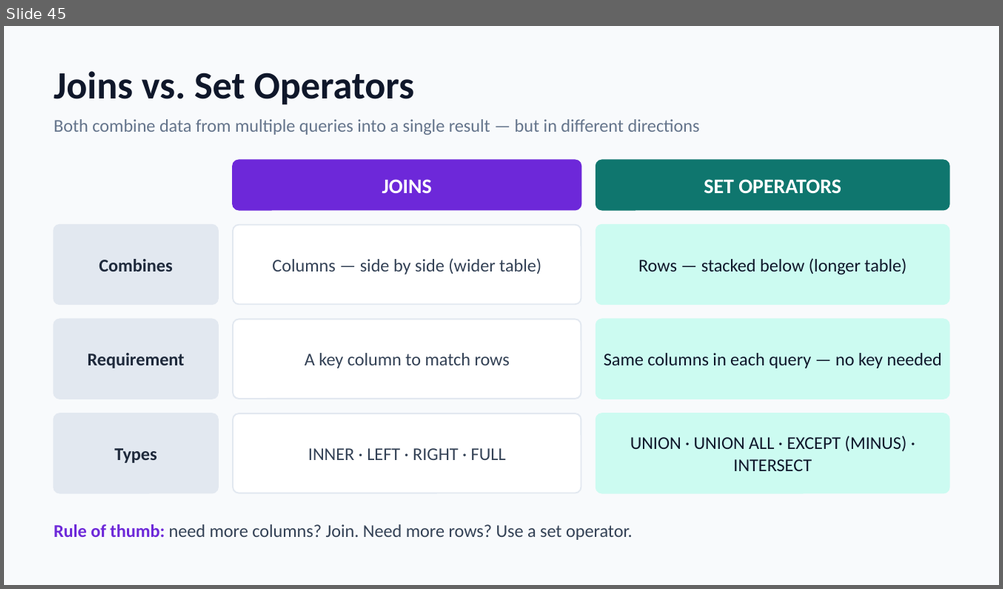
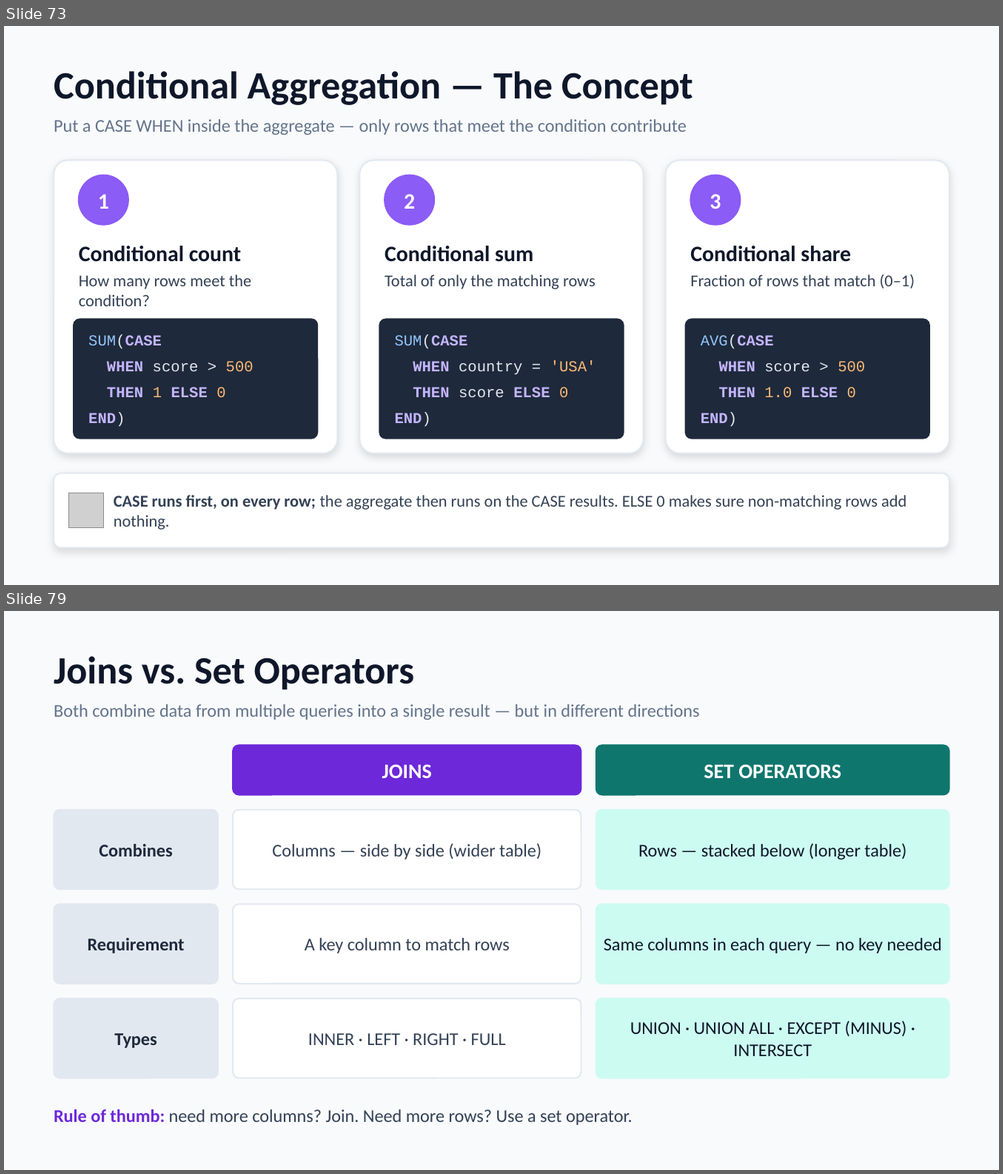
Before and after one commit to GreenwaysTechnology/icicibank_data_sql_reds_kafka, a slide deck: Module_03_Advanced_SQL_Queries/SQL_Joins_Basics.pptx. Shown one above the other, each under a label of ours: slide 45 before the commit, slides 73 and 79 after it; the slides between them are not shown. The pictures are 1003x589 and 1003x1174 pixels, drawn with LibreOffice and Linux fonts; fonts in the diff are those of the drawing; grey boxes stand for pictures. Boxes give left, top, right and bottom in pixels: in the first picture for what was removed or moved away, otherwise in the second. Text is boxed around its words. In the diff, an @@ line names an element or a change of style, - is before the commit and + after.

```diff
--- a/Module_03_Advanced_SQL_Queries/SQL_Joins_Basics.pptx
+++ b/Module_03_Advanced_SQL_Queries/SQL_Joins_Basics.pptx
@@ slide 73 added at (4,26,999,585), background #F8FAFC @@
@@ text added at (54,71,693,105), 28 pt, text #0F172A, bold @@
+Conditional Aggregation — The Concept
@@ text added at (54,119,686,135), 13 pt, text #64748B @@
+Put a CASE WHEN inside the aggregate — only rows that meet the condition contribute
@@ rounded rectangle added at (54,160,337,454), fill #FFFFFF, outline #E2E8F0 1 pt @@
@@ ellipse added at (79,175,128,225), fill #8B5CF6, outline #8B5CF6 1 pt, 16 pt, text #FFFFFF, bold @@
+1
@@ rounded rectangle added at (360,160,643,454), fill #FFFFFF, outline #E2E8F0 1 pt @@
@@ ellipse added at (385,175,435,225), fill #8B5CF6, outline #8B5CF6 1 pt, 16 pt, text #FFFFFF, bold @@
+2
@@ rounded rectangle added at (666,160,949,454), fill #FFFFFF, outline #E2E8F0 1 pt @@
@@ ellipse added at (690,175,740,225), fill #8B5CF6, outline #8B5CF6 1 pt, 16 pt, text #FFFFFF, bold @@
+3
@@ text added at (79,246,241,262), 16 pt, text #0F172A, bold @@
+Conditional count
@@ text added at (384,246,533,262), 16 pt, text #0F172A, bold @@
+Conditional sum
@@ text added at (690,246,851,262), 16 pt, text #0F172A, bold @@
+Conditional share
@@ text added at (79,275,251,306), 12 pt, text #334155 @@
+How many rows meet the condition?
@@ text added at (384,275,595,289), 12 pt, text #334155 @@
+Total of only the matching rows
@@ text added at (690,275,914,289), 12 pt, text #334155 @@
+Fraction of rows that match (0–1)
@@ rounded rectangle added at (74,319,317,439), fill #1E293B, outline #1E293B 1 pt @@
@@ text added at (88,335,162,349), 11 pt, text #C4B5FD @@
+SUM(CASE
@@ rounded rectangle added at (379,319,623,439), fill #1E293B, outline #1E293B 1 pt @@
@@ text added at (395,335,468,349), 11 pt, text #C4B5FD @@
+SUM(CASE
@@ rounded rectangle added at (686,319,929,439), fill #1E293B, outline #1E293B 1 pt @@
@@ text added at (700,335,774,349), 11 pt, text #C4B5FD @@
+AVG(CASE
@@ text added at (107,361,253,372), 11 pt, text #E2E8F0 @@
+WHEN score > 500
@@ text added at (412,361,596,375), 11 pt, text #E2E8F0 @@
+WHEN country = 'USA'
@@ text added at (719,361,865,372), 11 pt, text #E2E8F0 @@
+WHEN score > 500
@@ text added at (107,387,225,397), 11 pt, text #C4B5FD, bold @@
+THEN 1 ELSE 0
@@ text added at (412,387,568,397), 11 pt, text #C4B5FD, bold @@
+THEN score ELSE 0
@@ text added at (719,387,856,397), 11 pt, text #C4B5FD, bold @@
+THEN 1.0 ELSE 0
@@ text added at (88,413,125,427), 11 pt, text #C4B5FD, bold @@
+END)
@@ text added at (395,413,431,427), 11 pt, text #C4B5FD, bold @@
+END)
@@ text added at (700,413,737,427), 11 pt, text #C4B5FD, bold @@
+END)
@@ rounded rectangle added at (54,474,949,548), fill #FFFFFF, outline #E2E8F0 1 pt @@
@@ picture added at (68,494,103,528) @@
@@ text added at (114,495,906,530), 12 pt, text #334155 @@
+CASE runs first, on every row; the aggregate then runs on the CASE results. ELSE 0 makes sure non-matching rows add nothing.
@@ what was slide 45 is now slide 79 @@
```
Also in this commit, not shown: 5 slides changed, 33 other slides added.
